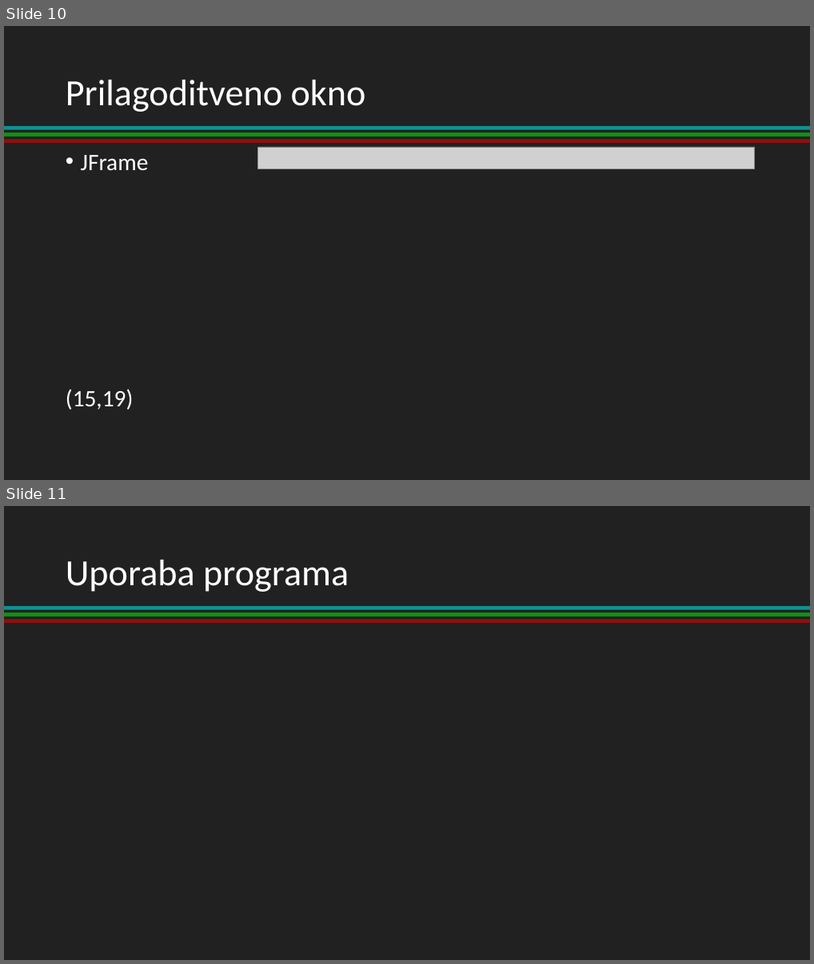
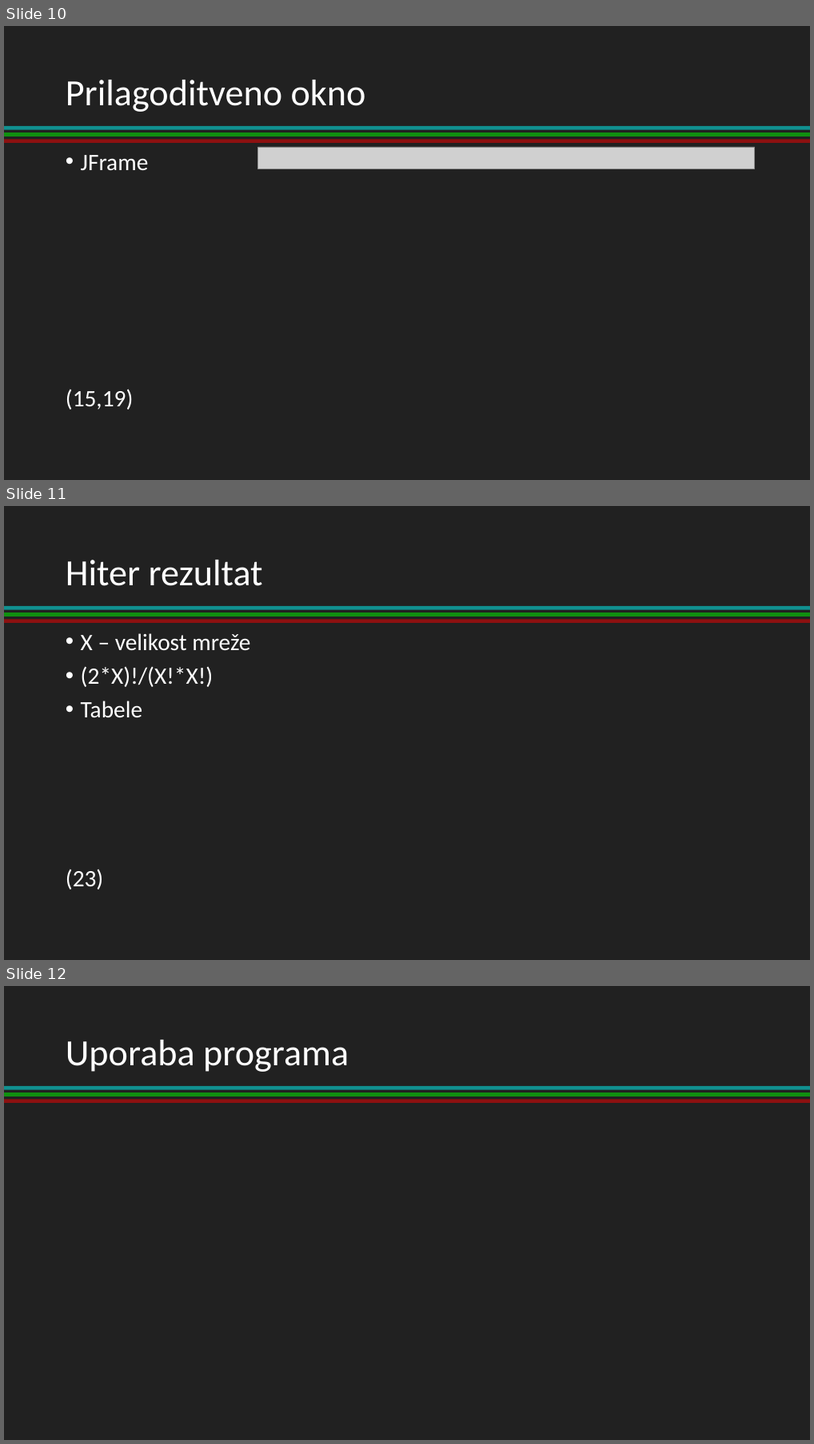
Before and after one commit to nik1178/MaturitetnaSeminarska, a slide deck: PowerPoint/Jenič Nik T4b.pptx. Shown one above the other, each under a label of ours: slides 10 and 11 before the commit, slides 10, 11 and 12 after it. The pictures are 814x964 and 814x1444 pixels, drawn with LibreOffice and Linux fonts; fonts in the diff are those of the drawing; grey boxes stand for pictures. Boxes give left, top, right and bottom in pixels: in the first picture for what was removed or moved away, otherwise in the second. Text is boxed around its words. In the diff, an @@ line names an element or a change of style, - is before the commit and + after.

```diff
--- a/PowerPoint/Jenič Nik T4b.pptx
+++ b/PowerPoint/Jenič Nik T4b.pptx
@@ slide 11 added at <box>4,506,810,960</box>, background #000000; not listed: 4 template elements that a slide beside it also shows @@
@@ title added at <box>66,560,263,586</box>, 44 pt, text #FFFFFF @@
+Hiter rezultat
@@ text added at <box>66,633,250,889</box>, 28 pt, text #FFFFFF @@
+• X – velikost mreže
+• (2*X)!/(X!*X!)
+• Tabele
+(23)
@@ what was slide 11 is now slide 12 @@
```
Also in this commit, not shown: 5 slides changed.
